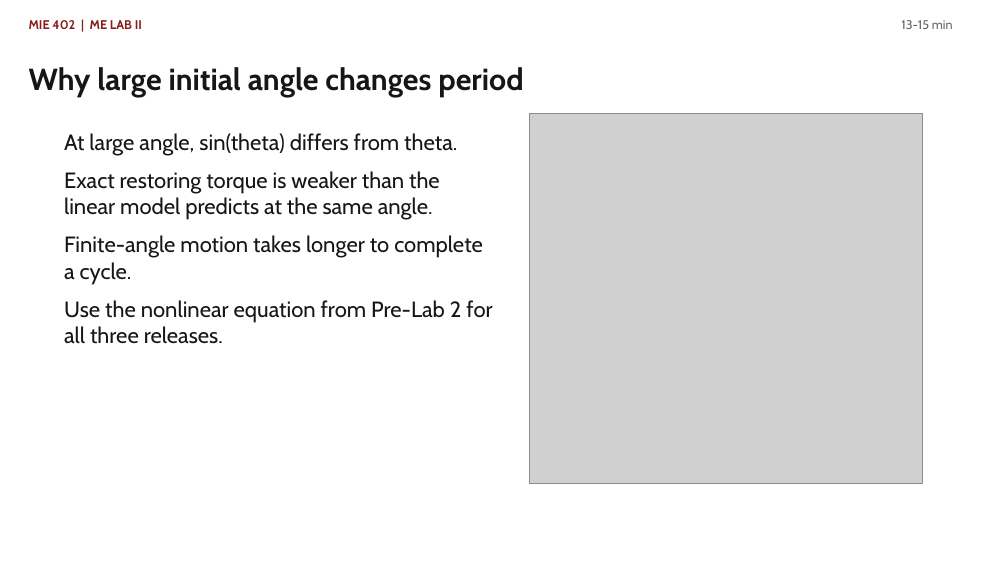
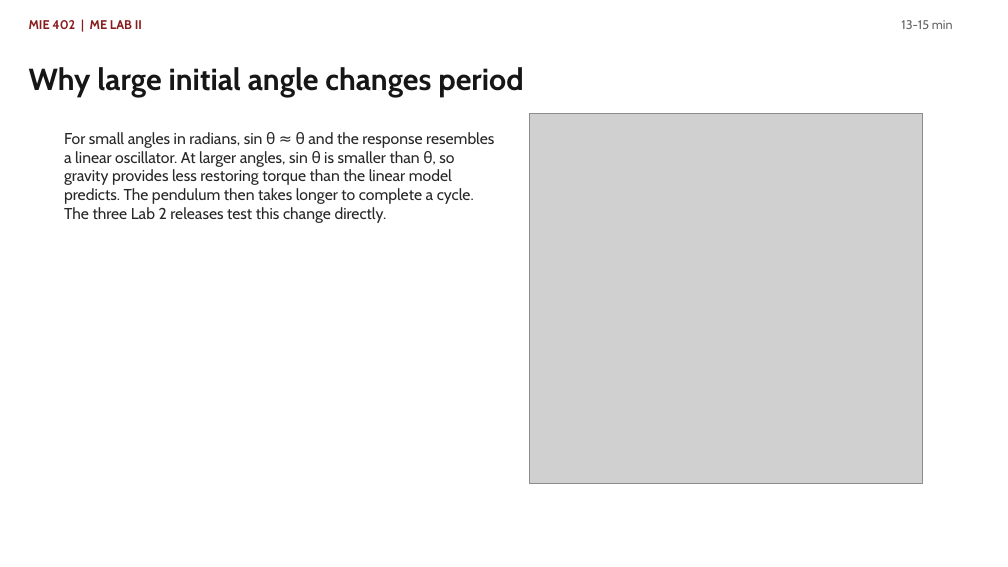
Before and after one commit to Ehsan-Roohi/MIE402-Lab, a slide deck: slide 7 of site/docs/MIE402_Lecture03_Single_Pendulum_PreLab2_Fall2026.pptx. Drawn at 1008x567 pixels with LibreOffice and Linux fonts; fonts in the diff are those of the drawing; grey boxes stand for pictures. Boxes give left, top, right and bottom in pixels: in the first picture for what was removed or moved away, otherwise in the second. Text is boxed around its words. In the diff, an @@ line names an element or a change of style, - is before the commit and + after.

Commit message:
Explain Lab 2 pendulum physics

```diff
--- a/site/docs/MIE402_Lecture03_Single_Pendulum_PreLab2_Fall2026.pptx
+++ b/site/docs/MIE402_Lecture03_Single_Pendulum_PreLab2_Fall2026.pptx
@@ text at [64,132,494,223]: text changed; size 21 to 15 pt; text colour #161616 to #282828 @@
-At large angle, sin(theta) differs from theta.
-Exact restoring torque is weaker than the linear model predicts at the same angle.
-Finite-angle motion takes longer to complete a cycle.
-Use the nonlinear equation from Pre-Lab 2 for all three releases.
+For small angles in radians, sin θ ≈ θ and the response resembles a linear oscillator. At larger angles, sin θ is smaller than θ, so gravity provides less restoring torque than the linear model predicts. The pendulum then takes longer to complete a cycle. The three Lab 2 releases test this change directly.
```
Also in this commit, not shown: 6 other slides changed, 1 other file.
